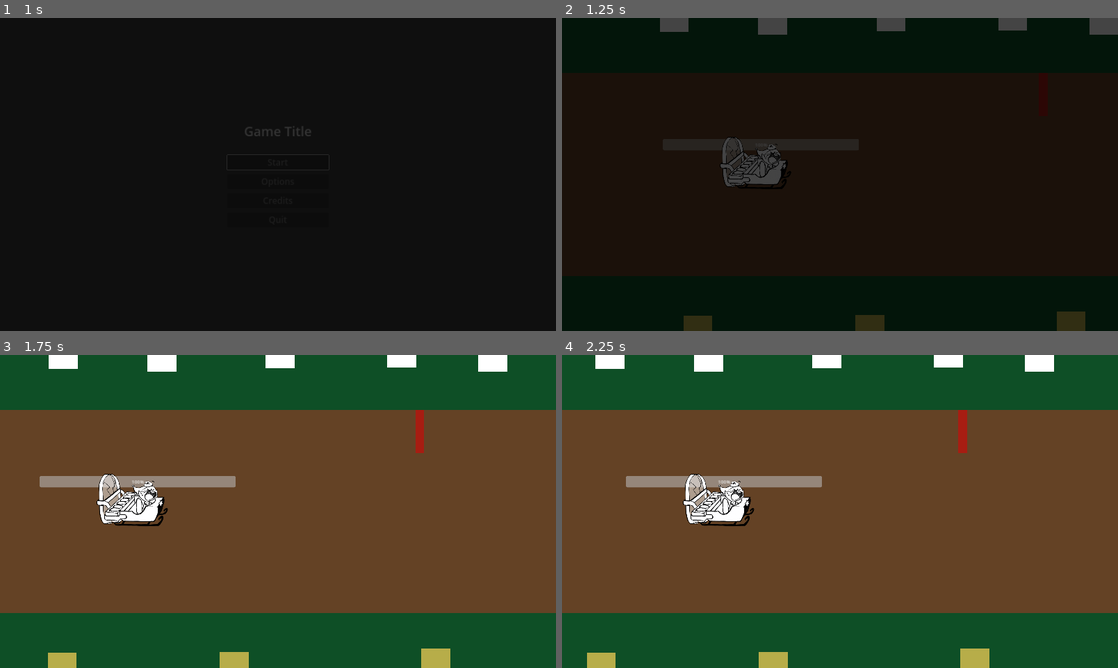
Above: before the commit, frames 1-4 (two rows, left to right).
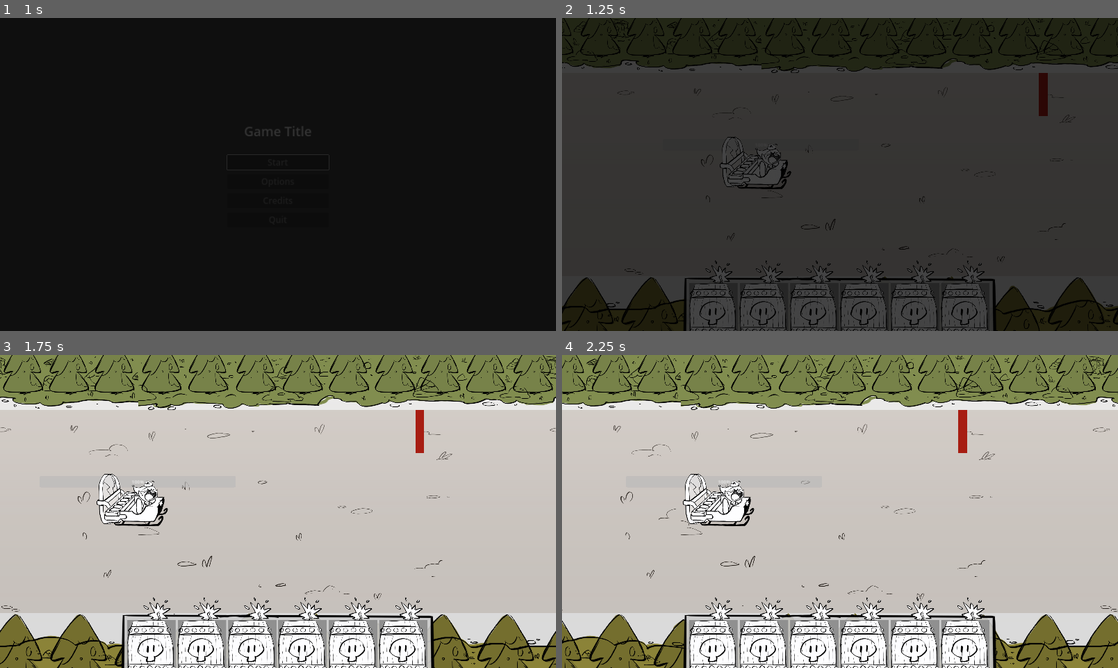
Above: after the commit, the same moments.

Repository: hsandt/ld53
Game: Godot game, scene res://scenes/main_menu_scene.tscn
Same seed, same stepped clock (60 frames per second), same inputs: the game is played once before the commit and once after it.
Inputs (mouse positions are in pixels of both pictures, inside the frame that each line leads up to):
- Up to frame 1 (1 s): tap Enter (ui_accept) at 0.5, 0.77 s; move the mouse to (400, 158) at 0.52 s; hold Right (ui_right) from 0.53 s (still down); hold M (app_next_resolution) from 0.53 s (still down); click (400, 158) at 0.67 s
- Up to frame 2 (1.25 s): keep holding Right (ui_right); keep holding M (app_next_resolution)
- Up to frame 3 (1.75 s): move the mouse to (166, 527) at 1.27 s; release Right (ui_right) at 1.28 s; release M (app_next_resolution) at 1.28 s; hold S (down) from 1.28 s (still down); tap N (app_prev_resolution) at 1.35 s; tap Enter (ui_accept) at 1.52 s
- Up to frame 4 (2.25 s): move the mouse to (895, 442) at 2.02 s; release S (down) at 2.03 s; hold Right (ui_right) from 2.03 s (still down); hold M (app_next_resolution) from 2.03 s (still down)

Frame 1 is identical in both runs. In frame 2, 92% of the frame differs, in the area x 0-100%, y 0-100%; in frame 3, 99%; in frame 4, 99%.

Commit message:
[Art] Integrated Art into first_scene

Diff:
--- a/prefabs/ingame/map_1.tscn
+++ b/prefabs/ingame/map_1.tscn
@@ -27,6 +27,10 @@
 [ext_resource type="PackedScene" uid="uid://cgal80fcmkp72" path="res://prefabs/ingame/level_blocks/2) medium/m_2_3.tscn" id="25_aoatp"]
 [ext_resource type="PackedScene" uid="uid://blageq74jsfsd" path="res://prefabs/ingame/level_blocks/3) hard/h_1_1_var.tscn" id="26_nexul"]
 [ext_resource type="PackedScene" uid="uid://b2xpo7mkhnn70" path="res://prefabs/ingame/level_blocks/3) hard/h_3_1.tscn" id="27_86fd3"]
+[ext_resource type="Texture2D" uid="uid://bqxetcmk3o7fd" path="res://sprites/bg/BG_Road.PNG" id="28_hjsoh"]
+[ext_resource type="Texture2D" uid="uid://cw4jfyrulfmd3" path="res://sprites/bg/BG_Gradient.PNG" id="29_yl3ek"]
+[ext_resource type="Texture2D" uid="uid://bwwvc3lhn1t6m" path="res://sprites/bg/BG_Top.PNG" id="30_ffs6n"]
+[ext_resource type="Texture2D" uid="uid://dg3ew6ye7cij4" path="res://sprites/bg/BG_Bottom.PNG" id="31_d78n8"]
 
 [node name="Map1" instance=ExtResource("1_p1joc")]
 
@@ -326,63 +330,40 @@
 [node name="E1_2_VAR" parent="Obstacles/LevelArea_Part3" index="19" instance=ExtResource("7_qi00t")]
 position = Vector2(239000, 0)
 
-[node name="Floor Full" type="Sprite2D" parent="ParallaxBackground/ParallaxLayer Floor/Offset" index="0"]
-modulate = Color(0.054902, 0.309804, 0.14902, 1)
+[node name="Floor Full Rectangle" type="Sprite2D" parent="ParallaxBackground/ParallaxLayer Floor/Offset" index="0"]
+modulate = Color(0.85098, 0.85098, 0.85098, 1)
 z_index = -1
 scale = Vector2(1920, 1080)
 texture = ExtResource("5_1yeif")
 
-[node name="Floor Playable Area" type="Sprite2D" parent="ParallaxBackground/ParallaxLayer Floor/Offset" index="1"]
-modulate = Color(0.392157, 0.258824, 0.145098, 1)
+[node name="Floor Full Road Texture" type="Sprite2D" parent="ParallaxBackground/ParallaxLayer Floor/Offset" index="1"]
+modulate = Color(0.541176, 0.454902, 0.176471, 1)
+z_index = -1
+scale = Vector2(0.5, 0.5)
+texture = ExtResource("28_hjsoh")
+
+[node name="Gradient" type="Sprite2D" parent="ParallaxBackground/ParallaxLayer Floor/Offset" index="2"]
+z_index = -1
+scale = Vector2(0.5, 0.5)
+texture = ExtResource("29_yl3ek")
+
+[node name="Floor Playable Area Hint" type="Sprite2D" parent="ParallaxBackground/ParallaxLayer Floor/Offset" index="3"]
+modulate = Color(0.392157, 0.258824, 0.145098, 0.168627)
 scale = Vector2(1920, 700)
 texture = ExtResource("5_1yeif")
-metadata/_edit_lock_ = true
-
-[node name="Sprite2D" type="Sprite2D" parent="ParallaxBackground/ParallaxLayer Background/Offset" index="0"]
-position = Vector2(-783, -532)
-scale = Vector2(100, 100)
-texture = ExtResource("5_1yeif")
-
-[node name="Sprite2D2" type="Sprite2D" parent="ParallaxBackground/ParallaxLayer Background/Offset" index="1"]
-position = Vector2(-374, -544)
-scale = Vector2(100, 100)
-texture = ExtResource("5_1yeif")
-
-[node name="Sprite2D3" type="Sprite2D" parent="ParallaxBackground/ParallaxLayer Background/Offset" index="2"]
-position = Vector2(46, -547)
-scale = Vector2(100, 100)
-texture = ExtResource("5_1yeif")
-
-[node name="Sprite2D4" type="Sprite2D" parent="ParallaxBackground/ParallaxLayer Background/Offset" index="3"]
-position = Vector2(360, -533)
-scale = Vector2(100, 100)
-texture = ExtResource("5_1yeif")
-
-[node name="Sprite2D5" type="Sprite2D" parent="ParallaxBackground/ParallaxLayer Background/Offset" index="4"]
-position = Vector2(797, -542)
-scale = Vector2(100, 100)
-texture = ExtResource("5_1yeif")
-
-[node name="Sprite2D" type="Sprite2D" parent="ParallaxForeground/ParallaxLayer Foreground/Offset" index="0"]
+
+[node name="Trees Top" type="Sprite2D" parent="ParallaxBackground/ParallaxLayer Floor/Offset" index="4"]
+modulate = Color(0.607843, 0.662745, 0.372549, 1)
+position = Vector2(0, -427)
+scale = Vector2(0.5, 0.5)
+texture = ExtResource("30_ffs6n")
+
+[node name="Trees Bottom" type="Sprite2D" parent="ParallaxForeground/ParallaxLayer Foreground/Offset" index="0"]
 modulate = Color(0.717647, 0.678431, 0.286275, 1)
 z_index = 17
-position = Vector2(-723, 535)
-scale = Vector2(100, 100)
-texture = ExtResource("5_1yeif")
-
-[node name="Sprite2D2" type="Sprite2D" parent="ParallaxForeground/ParallaxLayer Foreground/Offset" index="1"]
-modulate = Color(0.717647, 0.678431, 0.286275, 1)
-z_index = 17
-position = Vector2(-28, 523)
-scale = Vector2(100, 100)
-texture = ExtResource("5_1yeif")
-
-[node name="Sprite2D3" type="Sprite2D" parent="ParallaxForeground/ParallaxLayer Foreground/Offset" index="2"]
-modulate = Color(0.717647, 0.678431, 0.286275, 1)
-z_index = 17
-position = Vector2(603, 538)
-scale = Vector2(100, 100)
-texture = ExtResource("5_1yeif")
+position = Vector2(0, 417)
+scale = Vector2(0.5, 0.5)
+texture = ExtResource("31_d78n8")
 
 [node name="GoalArea2D" parent="." index="3"]
 position = Vector2(240000, 0)
--- a/scenes/first_scene.tscn
+++ b/scenes/first_scene.tscn
@@ -1,10 +1,11 @@
-[gd_scene load_steps=11 format=3 uid="uid://ddxu5buxr3lp5"]
+[gd_scene load_steps=12 format=3 uid="uid://ddxu5buxr3lp5"]
 
 [ext_resource type="PackedScene" uid="uid://bkxvhy0xyc6my" path="res://prefabs/ingame/in_game_manager.tscn" id="1_i0ea3"]
 [ext_resource type="PackedScene" uid="uid://bigtdfruv4w60" path="res://prefabs/pause_menu_custom.tscn" id="2_afo14"]
 [ext_resource type="AudioStream" uid="uid://ddhkhbl82shqs" path="res://audio/bgm/Level_WIP.ogg" id="2_lp7af"]
 [ext_resource type="PackedScene" uid="uid://4n8e4dswbycl" path="res://prefabs/ingame/player_character_body_2d.tscn" id="3_82xke"]
 [ext_resource type="Script" path="res://scripts/audio/MusicStreamPlayer.gd" id="3_a3gc7"]
+[ext_resource type="PackedScene" uid="uid://b3cj8qaa1pk0g" path="res://prefabs/ingame/hud/powders_panel.tscn" id="5_bsr04"]
 [ext_resource type="Script" path="res://scripts/ingame/ScrollingCenter.gd" id="6_b3o2y"]
 [ext_resource type="PackedScene" uid="uid://cxmcka11cekmi" path="res://prefabs/ingame/camera_2d.tscn" id="6_cbhgf"]
 [ext_resource type="PackedScene" uid="uid://dcqumcm4vc2x" path="res://prefabs/ingame/map_1.tscn" id="8_srhq4"]
@@ -32,8 +33,20 @@
 script = ExtResource("3_a3gc7")
 
 [node name="CanvasLayer" type="CanvasLayer" parent="."]
+layer = 5
 
 [node name="PauseMenu" parent="CanvasLayer" instance=ExtResource("2_afo14")]
+
+[node name="HUD" type="Control" parent="CanvasLayer"]
+layout_mode = 3
+anchors_preset = 15
+anchor_right = 1.0
+anchor_bottom = 1.0
+grow_horizontal = 2
+grow_vertical = 2
+
+[node name="Powders Panel" parent="CanvasLayer/HUD" instance=ExtResource("5_bsr04")]
+layout_mode = 1
 
 [node name="PlayerCharacterBody2D" parent="." instance=ExtResource("3_82xke")]
 z_index = 10
Not shown: 1 places in prefabs/ingame/map_1.tscn that only renumber resources
Not shown: 1 places in scenes/test/art_map.tscn that only renumber resources
